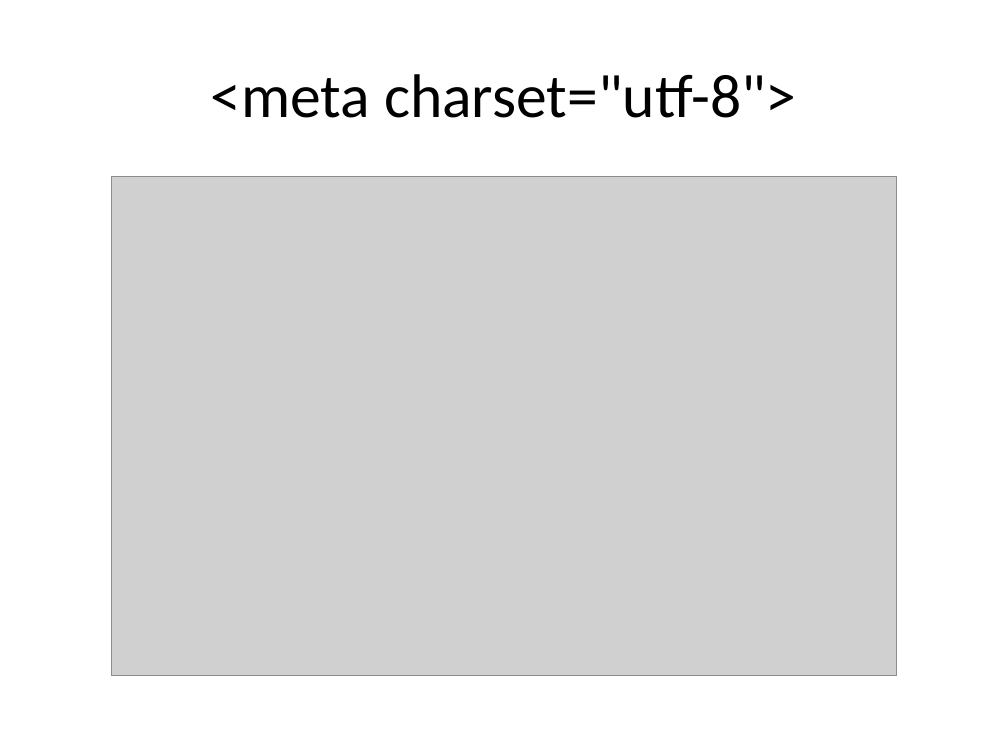
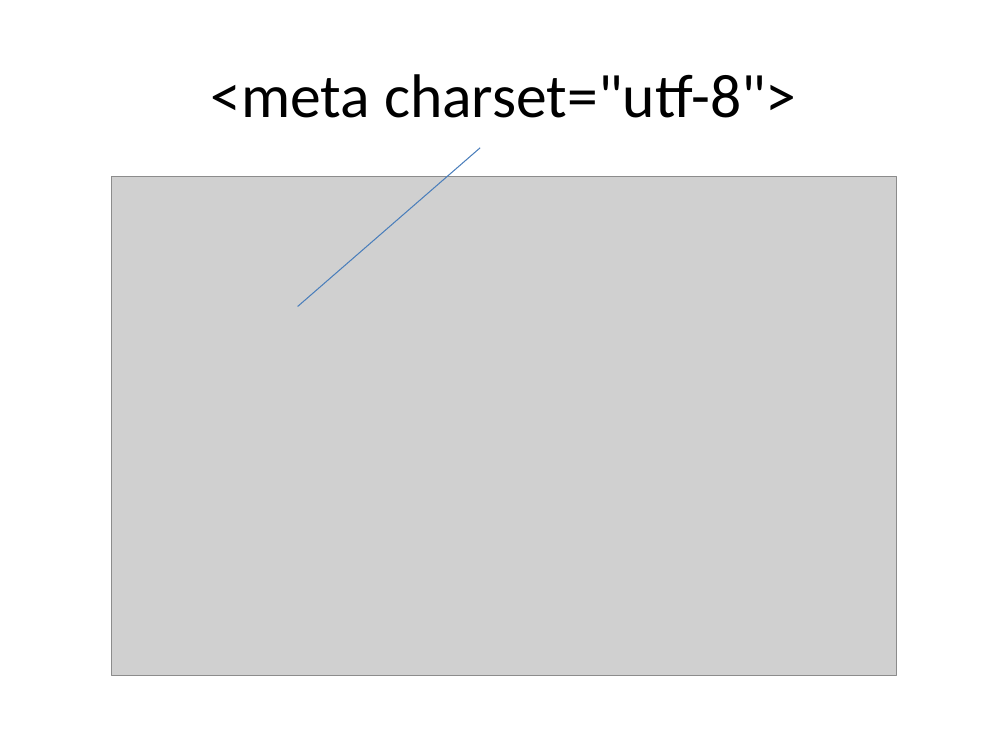
Before and after one commit to jaywu103201/2021-long, a slide deck: slide 13 of 網站開發與安全/HOMEWORK/20210224.pptx (slide 12 before the commit). Drawn at 1008x756 pixels with LibreOffice and Linux fonts; fonts in the diff are those of the drawing; grey boxes stand for pictures. Boxes give left, top, right and bottom in pixels: in the first picture for what was removed or moved away, otherwise in the second. Text is boxed around its words. In the diff, an @@ line names an element or a change of style, - is before the commit and + after.

```diff
--- a/網站開發與安全/HOMEWORK/20210224.pptx
+++ b/網站開發與安全/HOMEWORK/20210224.pptx
@@ line added from (297, 306) to (480, 148), #4B7EBC 0.75 pt @@
```
Also in this commit, not shown: 1 other slide changed, 16 slides added, 6 slides removed.
